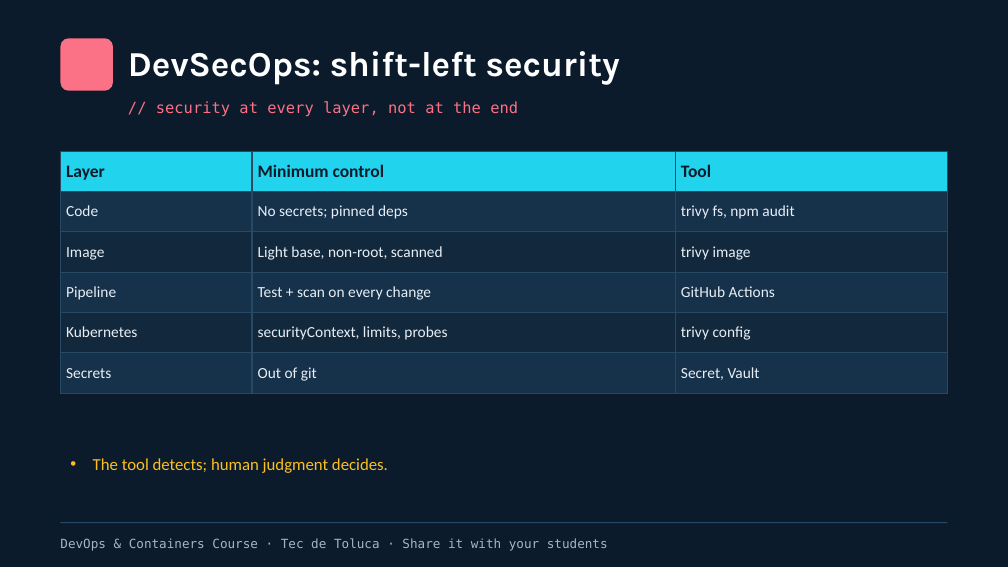
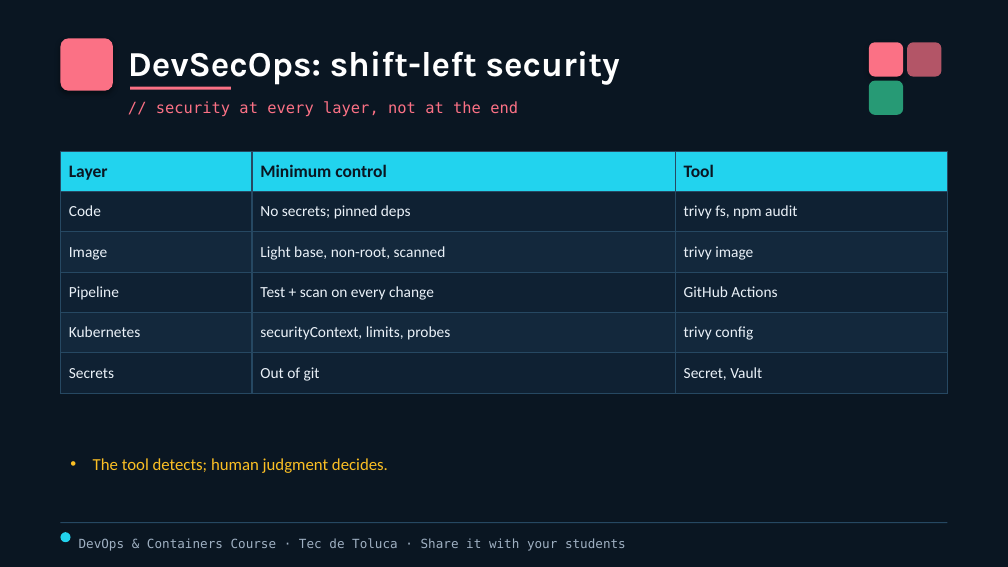
Before and after one commit to Finithe-Phoenix/devops-contenedores-kubernetes-curso, a slide deck: slide 11 of 01-app/node/public/downloads/Student_Infographics_EN.pptx. Drawn at 1008x567 pixels with LibreOffice and Linux fonts; fonts in the diff are those of the drawing. Boxes give left, top, right and bottom in pixels: in the first picture for what was removed or moved away, otherwise in the second. Text is boxed around its words. In the diff, an @@ line names an element or a change of style, - is before the commit and + after.

```diff
--- a/01-app/node/public/downloads/Student_Infographics_EN.pptx
+++ b/01-app/node/public/downloads/Student_Infographics_EN.pptx
@@ background #0B1B2B to #0A1622 @@
@@ rounded rectangle at (60, 38, 113, 91): shadow on @@
@@ rounded rectangle added at (869, 42, 903, 77), fill #FB7185 @@
@@ rounded rectangle added at (907, 42, 941, 77), fill #FB7185 at 70% opacity @@
@@ rectangle added at (130, 87, 231, 90), fill #FB7185 @@
@@ rounded rectangle added at (869, 81, 903, 115), fill #34D399 at 70% opacity @@
@@ table at (60, 151, 948, 385) @@
@@ fill #16314A to #0F2133 in 9 cells @@
@@ fill #12293D to #13283C in 6 cells @@
@@ text colour #0B1B2B to #0A1622 in "Layer", "Minimum control", "Tool" @@
@@ text colour #E8EEF5 to #EAF1F8 in "Code", "No secrets; pinned deps", "trivy fs, npm audit", "Image" and 11 more places @@
@@ borders changed @@
@@ ellipse added at (60, 532, 71, 542), fill #22D3EE @@
@@ text "DevOps & Containers Course · ...": place and size @@
-text "DevOps & Containers Course · ..." at (60, 538, 608, 551)
+text "DevOps & Containers Course · ..." at (79, 538, 626, 551)
@@ text "DevOps & Containers Course · ..." at (79, 538, 626, 551): text colour #A8B4C4 to #9FB0C2 @@
```
Also in this commit, not shown: 13 other slides changed, 35 other files.
